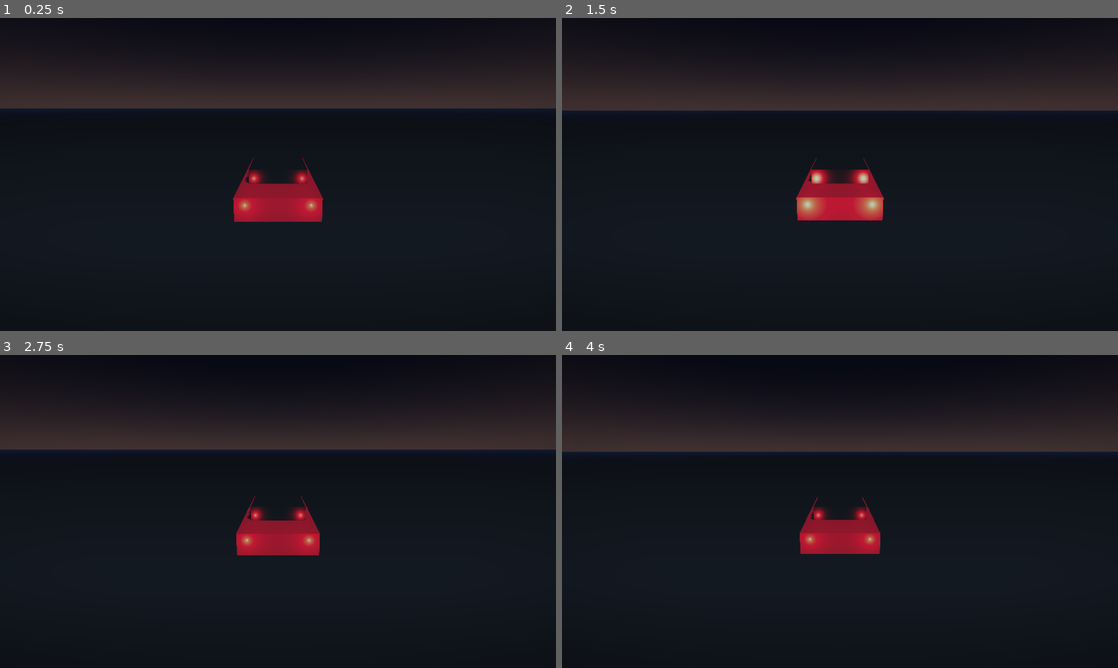
Above: before the commit, frames 1-4 (two rows, left to right).
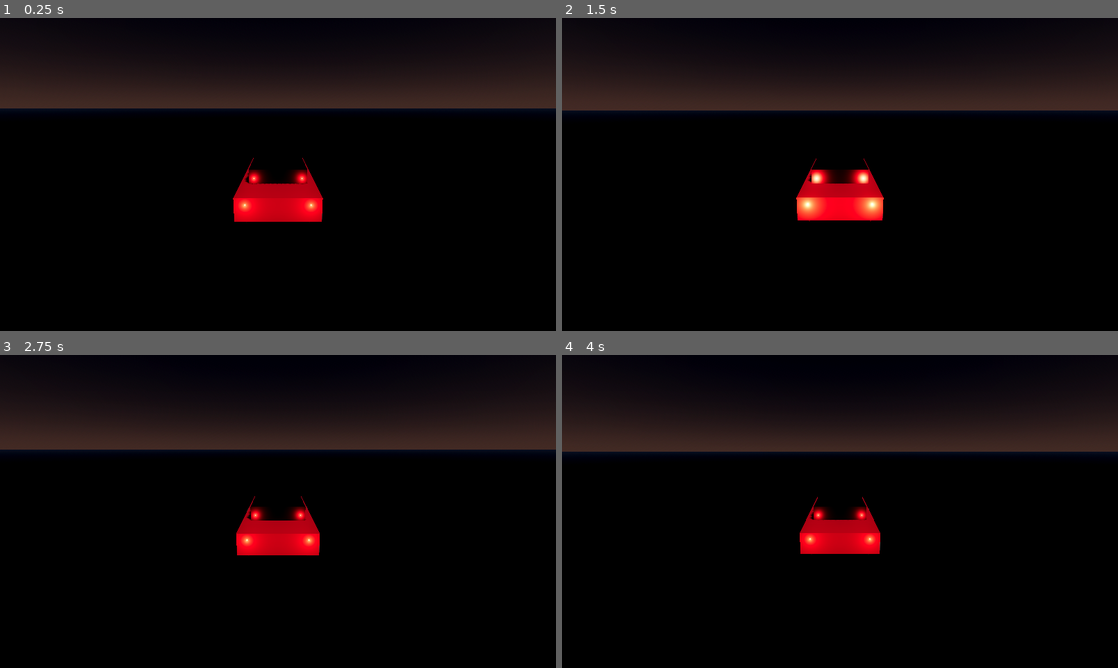
Above: after the commit, the same moments.

Repository: Deeprows/vel
Game: Godot game, scene res://scenes/main_race.tscn
The game is run twice, just before and just after one commit, with the same random seed, the same clock (stepped at 60 frames per second) and the same inputs.
Inputs:
- Up to frame 1 (0.25 s): no input
- Up to frame 2 (1.5 s): hold D (steer_right) 0.53-1.28 s; hold Shift (nos) 0.53-1.28 s; hold S (brake) from 1.28 s (still down); tap W (throttle) at 1.35 s
- Up to frame 3 (2.75 s): tap Enter at 2 s; release S (brake) at 2.03 s; hold D (steer_right) from 2.03 s (still down); hold Shift (nos) from 2.03 s (still down)
- Up to frame 4 (4 s): tap Space (handbrake) at 2.75 s; release Shift (nos) at 2.78 s; tap W (throttle) at 2.85 s; release D (steer_right) at 3.53 s; hold A (steer_left) from 3.53 s (still down); hold Shift (nos) from 3.53 s (still down)

The runs differ from the first frame. In frame 1, 59% of the frame differs, in the area x 0-100%, y 39-100%; in frame 2, 59%; in frame 3, 59%; in frame 4, 58%.
Error in both runs: Invalid assignment of property or key 'closed' with value of type 'bool' on a base object of type 'Curve3D'. (res://scripts/track_builder.gd:36)

Commit message:
Disable unsupported post effects while stabilizing Android rendering

Diff:
--- a/godot_project/scenes/main_race.tscn
+++ b/godot_project/scenes/main_race.tscn
@@ -23,9 +23,9 @@
 reflected_light_source = 2
 tonemap_mode = 3
 tonemap_exposure = 1.15
-ssr_enabled = true
+ssr_enabled = false
 ssr_max_steps = 48
-ssao_enabled = true
+ssao_enabled = false
 ssao_radius = 1.4
 ssao_intensity = 1.6
 glow_enabled = true
@@ -93,6 +93,7 @@
 grow_vertical = 2
 mouse_filter = 2
 material = SubResource("ShaderMaterial_weather")
+visible = false
 
 [node name="WeatherManager" type="Node" parent="." node_paths=PackedStringArray("world_environment", "player_car", "rain_particles", "post_shader_rect")]
 script = ExtResource("3_weather")
